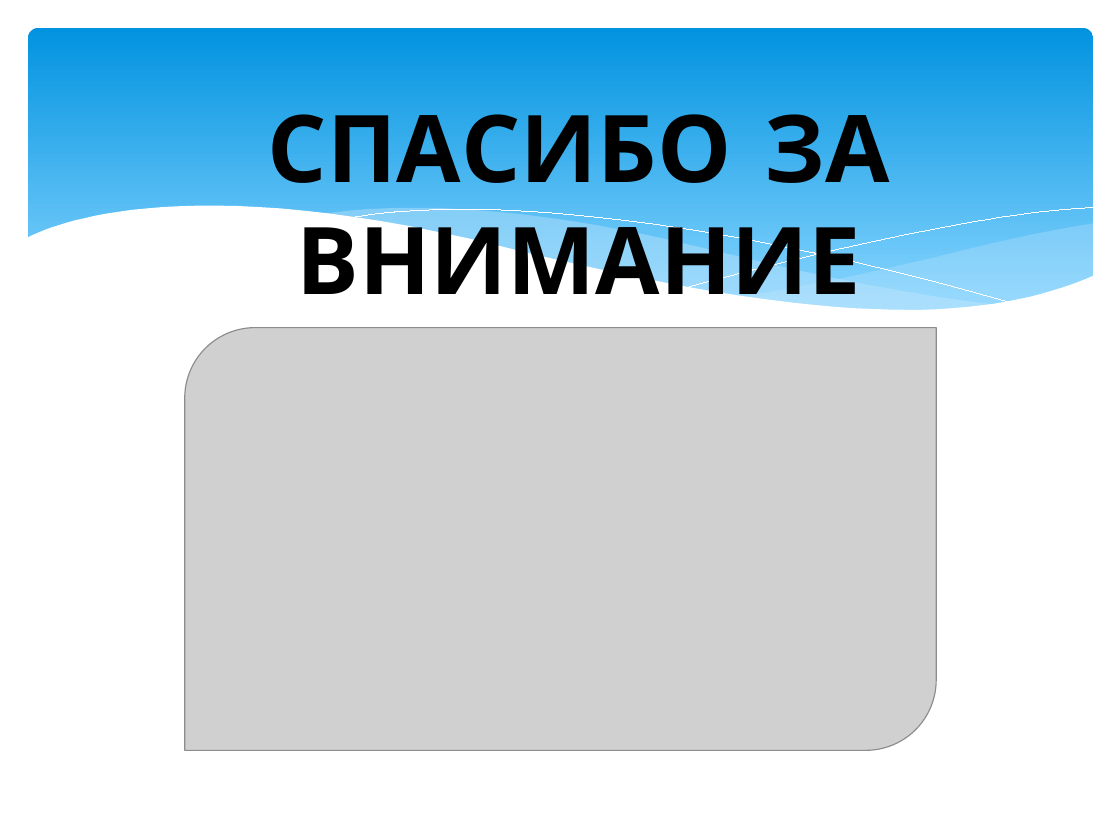
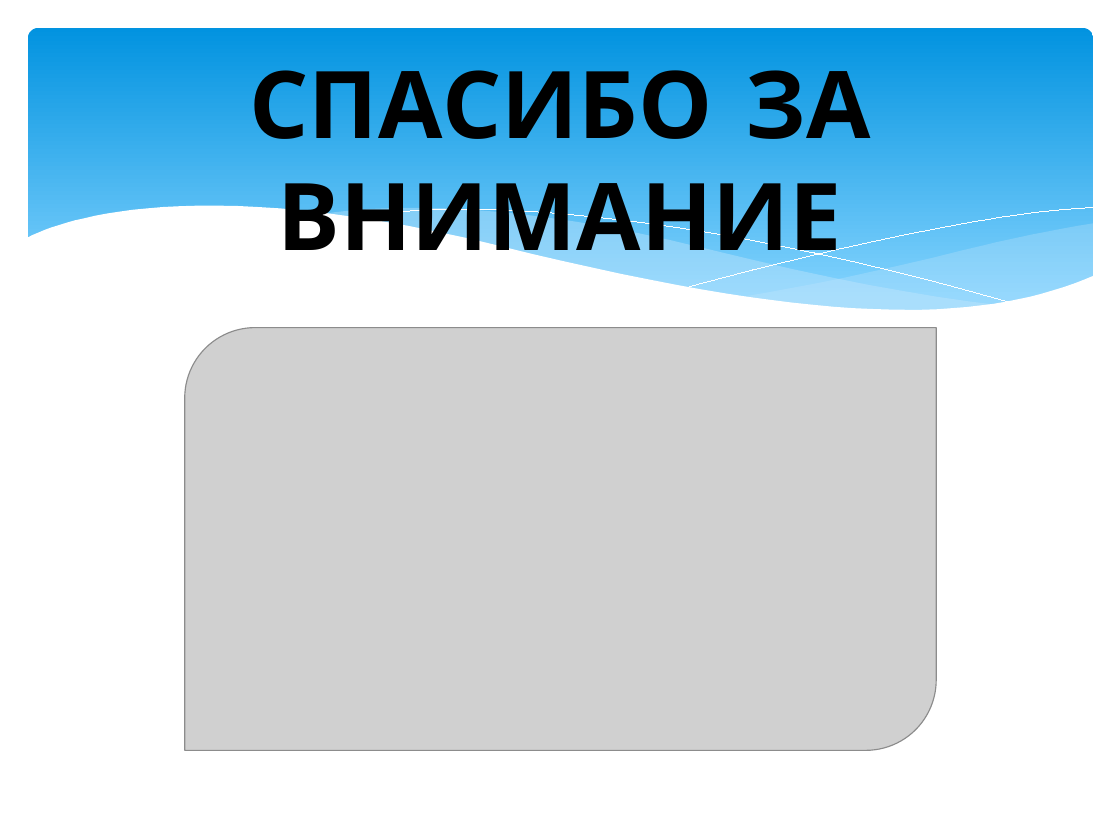
Before and after one commit to mishail270712-dev/PomogalkaPoUrokam, a slide deck: slide 11 of Презентация Помогалка По Урокам.pptx. Drawn at 1120x840 pixels with LibreOffice and Linux fonts; fonts in the diff are those of the drawing; grey boxes stand for pictures. Boxes give left, top, right and bottom in pixels: in the first picture for what was removed or moved away, otherwise in the second. Text is boxed around its words. In the diff, an @@ line names an element or a change of style, - is before the commit and + after.

```diff
--- a/Презентация Помогалка По Урокам.pptx
+++ b/Презентация Помогалка По Урокам.pptx
@@ title "СПАСИБО ЗА ВНИМАНИЕ": place and size @@
-title "СПАСИБО ЗА ВНИМАНИЕ" at <box>268,114,890,318</box>
+title "СПАСИБО ЗА ВНИМАНИЕ" at <box>249,70,871,274</box>
```
Also in this commit, not shown: 1 other slide changed.
